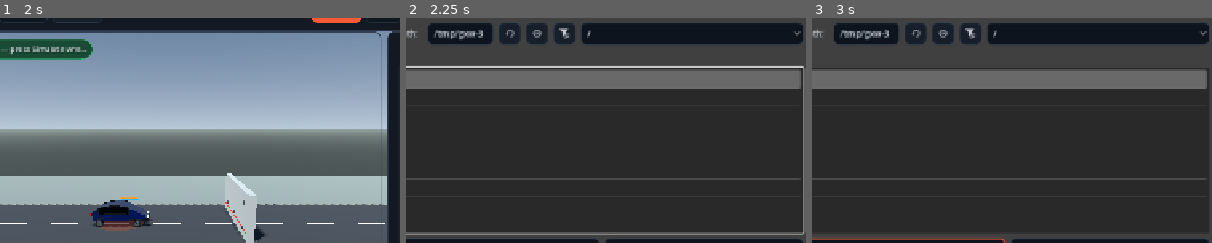
Above: before the commit, frames 1-3 (left to right).
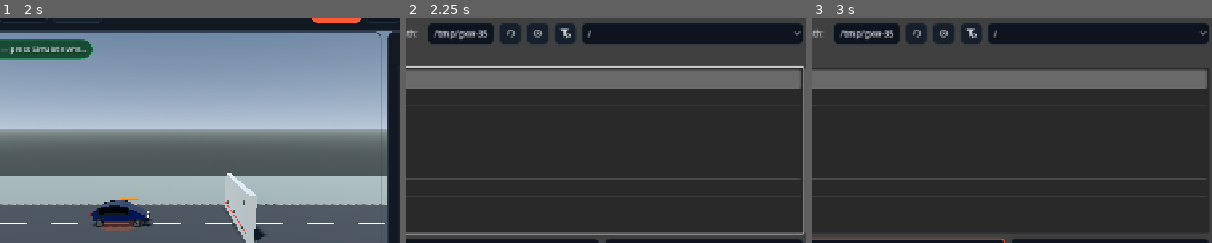
Above: after the commit, the same moments.

Repository: ArrowSK/crashvector
Game: Godot game, scene res://app/main.tscn
Two runs of this game, one before a commit and one after it. Both use one fixed random seed, a clock stepped at 60 frames per second and the inputs below.
Inputs (mouse positions are % of the whole screen's width and height, from its top left):
- Up to frame 1 (2 s): click "New" at 0.5 s; click "New" at 1.25 s
- Up to frame 2 (2.25 s): click "Open" at 2 s
- Up to frame 3 (3 s): click (36, 59) at 2.77 s; type "12" at 2.85 s
The pictures show only the part of the screen within x 28-78%, y 7-57%; the shares and areas given below are measured in that part.

Frame 1 is identical in both runs. In frame 2, 0.2% of the frame differs, in the area x 19-47%, y 3-11%; in frame 3, 0.2%.

Commit message:
M11: damp contact through compression and release

Diff:
--- a/src/simulation/vehicle_static_contact.gd
+++ b/src/simulation/vehicle_static_contact.gd
@@ -11,13 +11,6 @@
 var restitution: float = 0.03
 var friction_coefficient: float = 0.55
 
-# M11 compliant contact. The obstacle remains effectively rigid, but it no
-# longer instantaneously zeroes node velocity or teleports the vehicle out of
-# penetration. Contact force participates in the same substep as the vehicle
-# structure so the front members have time to shorten, fold and dissipate work.
-# The contact spring is intentionally softer than the structural rails: the
-# boundary should build load over several solver ticks rather than emulate an
-# impulse at one nose node.
 var normal_stiffness_n_m: float = 3000000.0
 var damping_ratio: float = 0.75
 var maximum_force_per_node_n: float = 750000.0
@@ -111,21 +104,25 @@
 	if first_contact_time_s < 0.0:
 		first_contact_time_s = elapsed_s
 
-	var closing_speed := maxf(-node.velocity_ms.dot(n), 0.0)
+	var normal_speed := node.velocity_ms.dot(n)
 	var spring_force := normal_stiffness_n_m * penetration_m
 	var critical_damping := 2.0 * sqrt(maxf(normal_stiffness_n_m * node.mass_kg, 0.0))
 	var damping_coefficient := critical_damping * clampf(damping_ratio, 0.0, 1.0)
-	var damping_force := damping_coefficient * closing_speed
-	var requested_force := spring_force + damping_force
-	var normal_force := minf(requested_force, maximum_force_per_node_n)
-	var force_scale := normal_force / maxf(requested_force, 0.000001)
+	# Negative normal speed means compression and therefore adds damping force;
+	# positive speed means separation and subtracts damping from spring release.
+	# Clamping the combined force at zero prevents a tensile wall contact.
+	var damping_force_signed := -damping_coefficient * normal_speed
+	var requested_force := spring_force + damping_force_signed
+	var normal_force := clampf(requested_force, 0.0, maximum_force_per_node_n)
+	var force_scale := 0.0
+	if requested_force > 0.000001:
+		force_scale = normal_force / requested_force
 	var applied_spring_force := spring_force * force_scale
-	var applied_damping_force := damping_force * force_scale
 	node.add_force(n * normal_force)
 	current_contact_energy_j += 0.5 * applied_spring_force * penetration_m
-	accumulated_dissipation_j += applied_damping_force * closing_speed * delta_s
+	accumulated_dissipation_j += damping_coefficient * normal_speed * normal_speed * force_scale * delta_s
 
-	var tangent_velocity := node.velocity_ms - n * node.velocity_ms.dot(n)
+	var tangent_velocity := node.velocity_ms - n * normal_speed
 	var tangent_speed := tangent_velocity.length()
 	if tangent_speed > 0.000001 and friction_coefficient > 0.0:
 		var tangent_direction := tangent_velocity / tangent_speed
